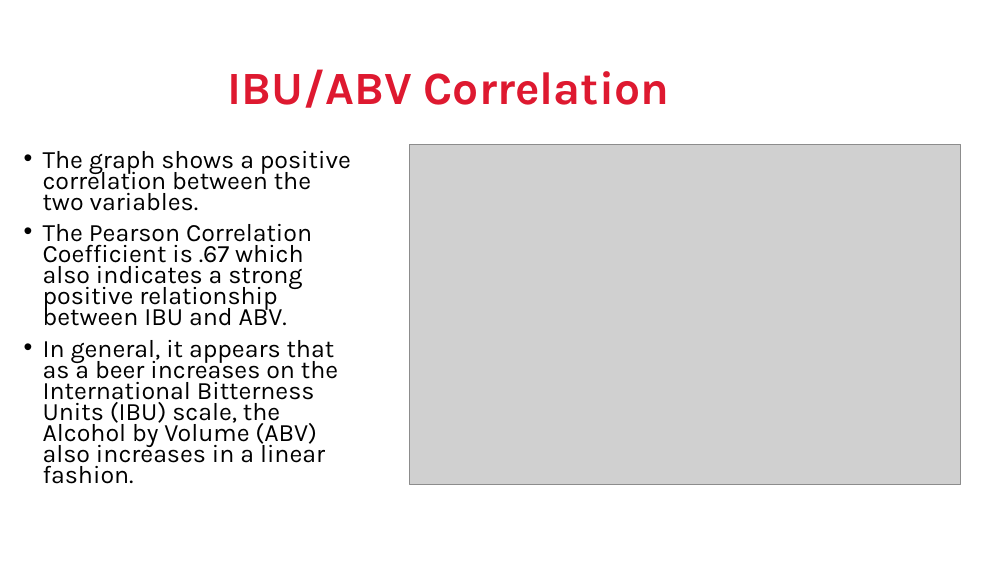
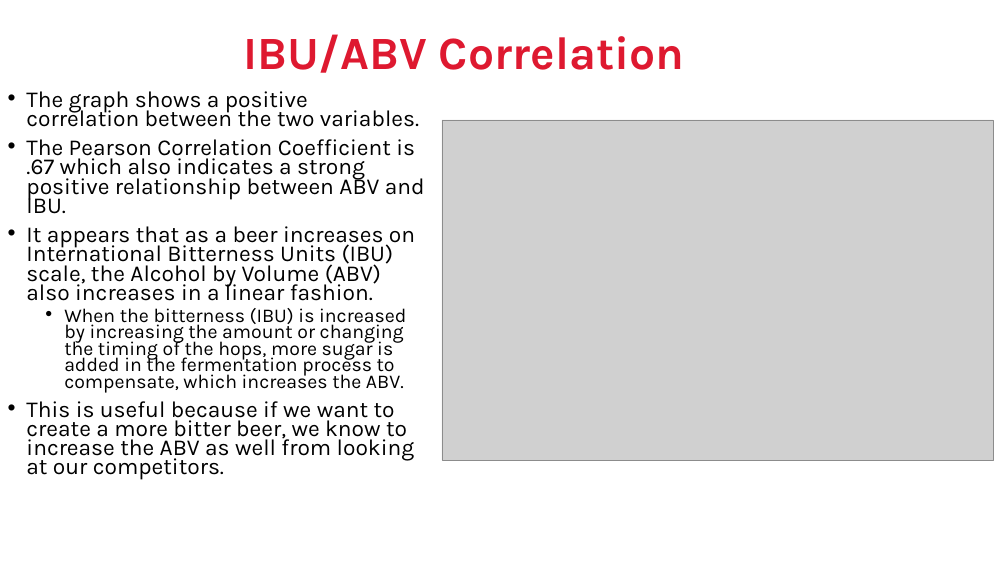
Before and after one commit to jeffnreed/DDS_Project1, a slide deck: slide 9 of DDS Project1 - Reed_Miller.pptx. Drawn at 1008x567 pixels with LibreOffice and Linux fonts; fonts in the diff are those of the drawing; grey boxes stand for pictures; background and template pictures are left out. Boxes give left, top, right and bottom in pixels: in the first picture for what was removed or moved away, otherwise in the second. Text is boxed around its words. In the diff, an @@ line names an element or a change of style, - is before the commit and + after.

```diff
--- a/DDS Project1 - Reed_Miller.pptx
+++ b/DDS Project1 - Reed_Miller.pptx
@@ title "IBU/ABV Correlation": place and size @@
-title "IBU/ABV Correlation" at bbox=[228, 69, 669, 108]
+title "IBU/ABV Correlation" at bbox=[243, 34, 684, 73]
@@ text "The graph shows a positive ...": place and size @@
-text "The graph shows a positive ..." at bbox=[43, 151, 351, 484]
+text "The graph shows a positive ..." at bbox=[26, 91, 425, 480]
@@ text at bbox=[26, 91, 419, 127]: size 23.8 to 21.7 pt in "The graph shows a positive correlation between ..." @@
@@ text at bbox=[26, 139, 425, 480]: text changed; size 23.8 to 21.7 pt @@
-• The Pearson Correlation Coefficient is .67 which also indicates a strong positive relationship between IBU and ABV.
-• In general, it appears that as a beer increases on the International Bitterness Units (IBU) scale, the Alcohol by Volume (ABV) also increases in a linear fashion.
+• The Pearson Correlation Coefficient is .67 which also indicates a strong positive relationship between ABV and IBU.
+• It appears that as a beer increases on International Bitterness Units (IBU) scale, the Alcohol by Volume (ABV) also increases in a linear fashion.
+  • When the bitterness (IBU) is increased by increasing the amount or changing the timing of the hops, more sugar is added in the fermentation process to compensate, which increases the ABV.
+• This is useful because if we want to create a more bitter beer, we know to increase the ABV as well from looking at our competitors.
@@ picture: place and size @@
-picture at bbox=[409, 144, 960, 485]
+picture at bbox=[442, 120, 994, 461]
```
Also in this commit, not shown: 2 other slides changed, 1 slide added.
